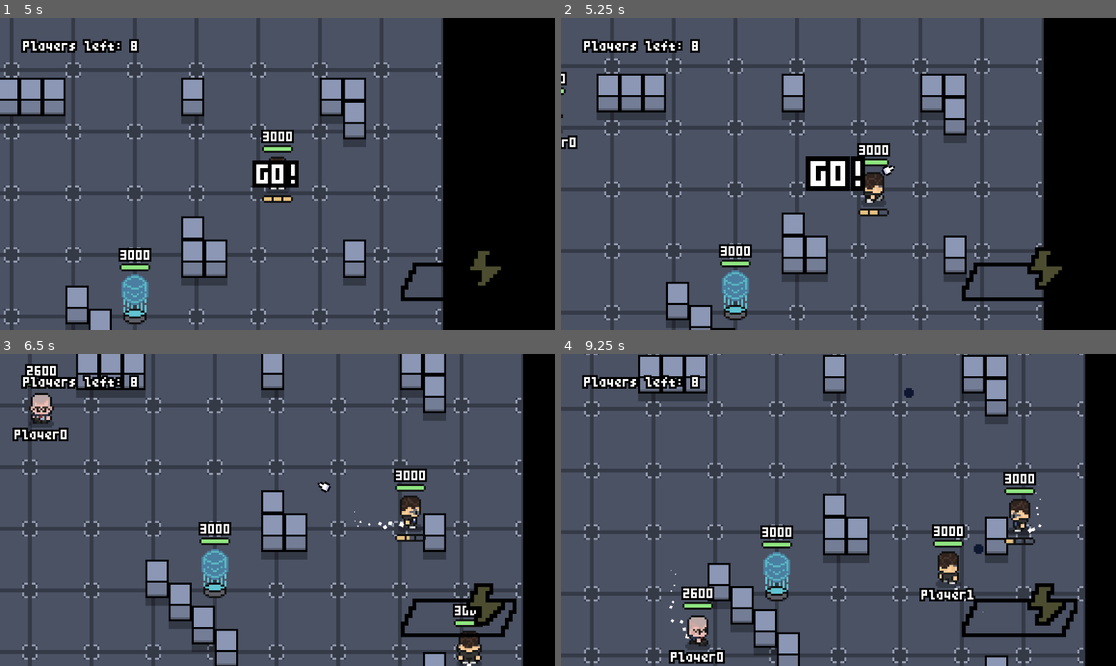
Above: before the commit, frames 1-4 (two rows, left to right).
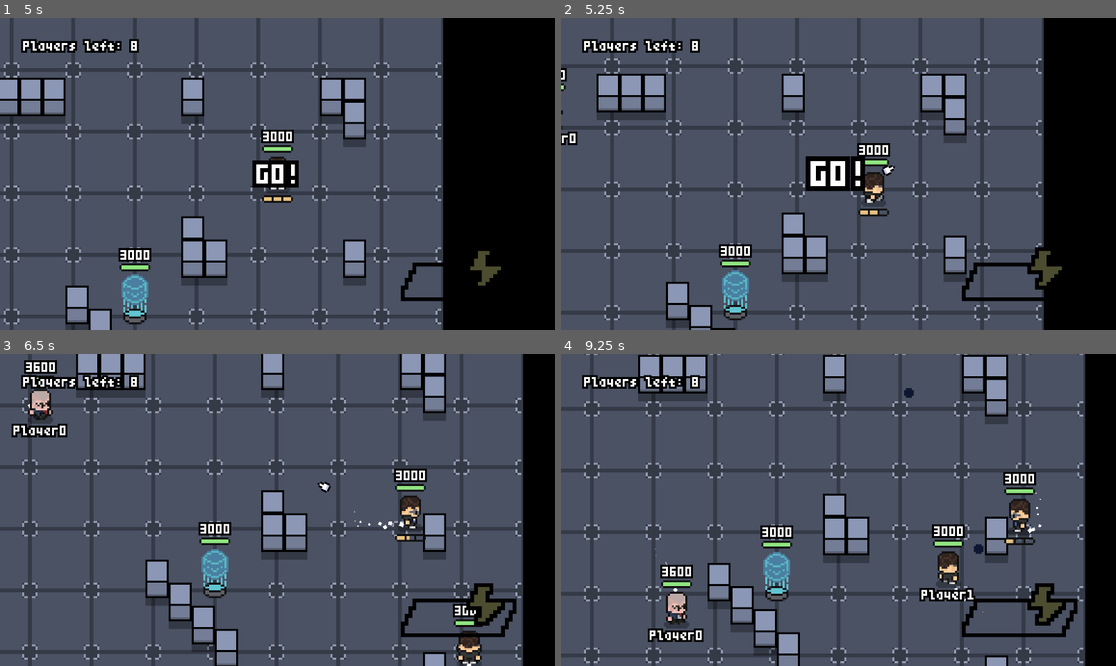
Above: after the commit, the same moments.

Repository: ppaluchowski64/SCI-Stars
Game: Godot game, scene res://scenes/battle.tscn
Same seed, same stepped clock (60 frames per second), same inputs: the game is played once before the commit and once after it. This scene is started directly instead of the project's main scene.
Inputs (mouse positions are in pixels of both pictures, inside the frame that each line leads up to):
- Up to frame 1 (5 s): move the mouse to (399, 158) at 0.52 s; hold D (right) 0.53-1.28 s; click (399, 158) at 0.6 s; right-click (399, 158) at 0.8 s; move the mouse to (166, 189) at 1.27 s; hold S (down) 1.28-2.03 s; right-click (166, 189) at 1.35 s; click (166, 189) at 1.55 s; move the mouse to (333, 105) at 2.02 s; hold D (right) 2.03-2.78 s; click (333, 105) at 2.1 s; right-click (333, 105) at 2.3 s; move the mouse to (249, 236) at 2.77 s; hold W (up) 2.78-3.53 s; right-click (249, 236) at 2.85 s; click (249, 236) at 3.05 s; move the mouse to (444, 220) at 3.52 s; hold A (left) from 3.53 s (still down); click (444, 220) at 3.6 s; right-click (444, 220) at 3.8 s; move the mouse to (111, 127) at 4.27 s; right-click (111, 127) at 4.35 s; click (111, 127) at 4.55 s
- Up to frame 2 (5.25 s): move the mouse to (866, 174) at 5.02 s; release A (left) at 5.03 s; hold S (down) from 5.03 s (still down); click (866, 174) at 5.1 s
- Up to frame 3 (6.5 s): right-click (305, 510) at 5.3 s; move the mouse to (194, 432) at 5.77 s; release S (down) at 5.78 s; hold D (right) from 5.78 s (still down); right-click (194, 432) at 5.85 s; click (194, 432) at 6.05 s
- Up to frame 4 (9.25 s): move the mouse to (960, 494) at 6.52 s; release D (right) at 6.53 s; hold W (up) 6.53-7.28 s; click (960, 494) at 6.6 s; right-click (960, 494) at 6.8 s; move the mouse to (727, 525) at 7.27 s; hold D (right) 7.28-8.03 s; right-click (727, 525) at 7.35 s; click (727, 525) at 7.55 s; move the mouse to (894, 441) at 8.02 s; hold S (down) 8.03-8.78 s; click (894, 441) at 8.1 s; right-click (894, 441) at 8.3 s; move the mouse to (810, 572) at 8.77 s; hold A (left) from 8.78 s (still down); right-click (810, 572) at 8.85 s; click (810, 572) at 9.05 s

Frame 1 is identical in both runs. In frame 2, 0.2% of the frame differs, in the area x 0-4%, y 16-43%; in frame 3, 1.0%; in frame 4, 2.2%, in the area x 15-30%, y 62-100%.

Commit message:
Add settings menu, entry rework of Jackflower character

Diff:
--- a/game/scenes/lobby.tscn
+++ b/game/scenes/lobby.tscn
@@ -9,11 +9,13 @@
 [ext_resource type="Shader" uid="uid://dvotcn36qw0jj" path="res://shaders/outline.gdshader" id="7_1urcf"]
 [ext_resource type="Texture2D" uid="uid://cex3nshoqpwms" path="res://graphics/characters/pablomajster/player.png" id="7_65pnu"]
 [ext_resource type="Texture2D" uid="uid://cmc1rb0x2pxx7" path="res://graphics/UI/buttons/small.png" id="7_ebt3n"]
+[ext_resource type="Texture2D" uid="uid://peg1ue5f6nwj" path="res://graphics/UI/icons/gear.png" id="7_rgcd7"]
 [ext_resource type="Texture2D" uid="uid://cstfhxa161fhk" path="res://graphics/UI/icons/expand.png" id="8_472nk"]
 [ext_resource type="PackedScene" uid="uid://osklob3vwxx3" path="res://scenes/upgrade.tscn" id="10_say53"]
 [ext_resource type="Texture2D" uid="uid://byalpowexrkof" path="res://graphics/characters/jackflower/player.png" id="11_m1sns"]
 [ext_resource type="Texture2D" uid="uid://cm26og86ytcnc" path="res://graphics/UI/icons/money.png" id="11_uejoe"]
 [ext_resource type="Texture2D" uid="uid://dptmt2ajlx2jf" path="res://graphics/UI/icons/connector.png" id="14_q6qq2"]
+[ext_resource type="Script" uid="uid://ckbd6d7geipes" path="res://scripts/credits.gd" id="16_lqo1b"]
 
 [sub_resource type="Theme" id="Theme_6pyji"]
 default_font = ExtResource("4_358r0")
@@ -35,6 +37,15 @@
 [sub_resource type="Theme" id="Theme_ut2vl"]
 default_font = ExtResource("4_358r0")
 default_font_size = 20
+
+[sub_resource type="ShaderMaterial" id="ShaderMaterial_rgcd7"]
+shader = ExtResource("7_1urcf")
+shader_parameter/outline_color = Color(0, 0, 0, 1)
+shader_parameter/is_visible = true
+
+[sub_resource type="Theme" id="Theme_lqo1b"]
+default_font = ExtResource("4_358r0")
+default_font_size = 5
 
 [node name="Lobby" type="Node2D"]
 script = ExtResource("1_nn68e")
@@ -135,6 +146,28 @@
 grow_vertical = 2
 theme = SubResource("Theme_6pyji")
 text = "PLAY"
+
+[node name="ButtonSettings" type="TextureButton" parent="UserInterface/MarginContainer"]
+custom_minimum_size = Vector2(88, 88)
+layout_mode = 2
+size_flags_horizontal = 8
+size_flags_vertical = 0
+texture_normal = ExtResource("7_ebt3n")
+stretch_mode = 4
+
+[node name="SpriteParent" type="Control" parent="UserInterface/MarginContainer/ButtonSettings"]
+layout_mode = 1
+anchors_preset = 8
+anchor_left = 0.5
+anchor_top = 0.5
+anchor_right = 0.5
+anchor_bottom = 0.5
+grow_horizontal = 2
+grow_vertical = 2
+
+[node name="Sprite2D" type="Sprite2D" parent="UserInterface/MarginContainer/ButtonSettings/SpriteParent"]
+scale = Vector2(4, 4)
+texture = ExtResource("7_rgcd7")
 
 [node name="LootBox" type="Control" parent="UserInterface/MarginContainer"]
 layout_mode = 2
@@ -393,6 +426,70 @@
 scale = Vector2(4, 4)
 texture = ExtResource("8_472nk")
 
+[node name="ReasourcesInterface" type="CanvasLayer" parent="."]
+
+[node name="HBoxContainer" type="HBoxContainer" parent="ReasourcesInterface"]
+offset_left = 64.0
+offset_right = 688.0
+offset_bottom = 96.0
+theme_override_constants/separation = 48
+
+[node name="CoinsContainer" type="PanelContainer" parent="ReasourcesInterface/HBoxContainer"]
+layout_mode = 2
+
+[node name="ColorRect" type="ColorRect" parent="ReasourcesInterface/HBoxContainer/CoinsContainer"]
+layout_mode = 2
+size_flags_horizontal = 3
+color = Color(0, 0, 0, 1)
+
+[node name="Sprite2D" type="Sprite2D" parent="ReasourcesInterface/HBoxContainer/CoinsContainer"]
+position = Vector2(48, 48)
+scale = Vector2(4, 4)
+texture = ExtResource("11_uejoe")
+
+[node name="MarginContainer" type="MarginContainer" parent="ReasourcesInterface/HBoxContainer/CoinsContainer"]
+custom_minimum_size = Vector2(0, 96)
+layout_mode = 2
+theme_override_constants/margin_left = 88
+theme_override_constants/margin_top = 24
+theme_override_constants/margin_right = 24
+theme_override_constants/margin_bottom = 24
+
+[node name="Label" type="Label" parent="ReasourcesInterface/HBoxContainer/CoinsContainer/MarginContainer"]
+layout_mode = 2
+theme = SubResource("Theme_ut2vl")
+text = "COINS: 2000"
+vertical_alignment = 1
+metadata/_edit_use_anchors_ = true
+
+[node name="TokensContainer" type="PanelContainer" parent="ReasourcesInterface/HBoxContainer"]
+layout_mode = 2
+
+[node name="ColorRect" type="ColorRect" parent="ReasourcesInterface/HBoxContainer/TokensContainer"]
+layout_mode = 2
+size_flags_horizontal = 3
+color = Color(0, 0, 0, 1)
+
+[node name="Sprite2D" type="Sprite2D" parent="ReasourcesInterface/HBoxContainer/TokensContainer"]
+position = Vector2(48, 48)
+scale = Vector2(4, 4)
+texture = ExtResource("14_q6qq2")
+
+[node name="MarginContainer" type="MarginContainer" parent="ReasourcesInterface/HBoxContainer/TokensContainer"]
+custom_minimum_size = Vector2(0, 96)
+layout_mode = 2
+theme_override_constants/margin_left = 96
+theme_override_constants/margin_top = 24
+theme_override_constants/margin_right = 24
+theme_override_constants/margin_bottom = 24
+
+[node name="Label" type="Label" parent="ReasourcesInterface/HBoxContainer/TokensContainer/MarginContainer"]
+layout_mode = 2
+theme = SubResource("Theme_ut2vl")
+text = "PLUGS: 100"
+vertical_alignment = 1
+metadata/_edit_use_anchors_ = true
+
 [node name="CharacterSelectInterface" type="CanvasLayer" parent="."]
 visible = false
 
@@ -617,71 +714,229 @@
 scale = Vector2(4, 4)
 texture = ExtResource("8_472nk")
 
-[node name="ReasourcesInterface" type="CanvasLayer" parent="."]
-
-[node name="HBoxContainer" type="HBoxContainer" parent="ReasourcesInterface"]
-offset_left = 64.0
-offset_right = 688.0
-offset_bottom = 96.0
-theme_override_constants/separation = 48
-
-[node name="CoinsContainer" type="PanelContainer" parent="ReasourcesInterface/HBoxContainer"]
-layout_mode = 2
-
-[node name="ColorRect" type="ColorRect" parent="ReasourcesInterface/HBoxContainer/CoinsContainer"]
-layout_mode = 2
-size_flags_horizontal = 3
-color = Color(0, 0, 0, 1)
-
-[node name="Sprite2D" type="Sprite2D" parent="ReasourcesInterface/HBoxContainer/CoinsContainer"]
-position = Vector2(48, 48)
-scale = Vector2(4, 4)
-texture = ExtResource("11_uejoe")
-
-[node name="MarginContainer" type="MarginContainer" parent="ReasourcesInterface/HBoxContainer/CoinsContainer"]
-custom_minimum_size = Vector2(0, 96)
-layout_mode = 2
-theme_override_constants/margin_left = 88
-theme_override_constants/margin_top = 24
-theme_override_constants/margin_right = 24
-theme_override_constants/margin_bottom = 24
-
-[node name="Label" type="Label" parent="ReasourcesInterface/HBoxContainer/CoinsContainer/MarginContainer"]
-layout_mode = 2
-theme = SubResource("Theme_ut2vl")
-text = "COINS: 2000"
-vertical_alignment = 1
+[node name="SettingsInterface" type="CanvasLayer" parent="."]
+visible = false
+
+[node name="ColorRect" type="ColorRect" parent="SettingsInterface"]
+anchors_preset = 15
+anchor_right = 1.0
+anchor_bottom = 1.0
+grow_horizontal = 2
+grow_vertical = 2
+color = Color(0, 0, 0, 0.5)
+
+[node name="PanelLayer1" type="MarginContainer" parent="SettingsInterface"]
+anchors_preset = 15
+anchor_right = 1.0
+anchor_bottom = 1.0
+grow_horizontal = 2
+grow_vertical = 2
+theme_override_constants/margin_left = 100
+theme_override_constants/margin_top = 100
+theme_override_constants/margin_right = 100
+theme_override_constants/margin_bottom = 100
+
+[node name="ColorRect" type="ColorRect" parent="SettingsInterface/PanelLayer1"]
+layout_mode = 2
+
+[node name="PanelLayer2" type="MarginContainer" parent="SettingsInterface"]
+anchors_preset = 15
+anchor_right = 1.0
+anchor_bottom = 1.0
+grow_horizontal = 2
+grow_vertical = 2
+theme_override_constants/margin_left = 104
+theme_override_constants/margin_top = 104
+theme_override_constants/margin_right = 104
+theme_override_constants/margin_bottom = 104
+
+[node name="ColorRect" type="ColorRect" parent="SettingsInterface/PanelLayer2"]
+layout_mode = 2
+color = Color(0.117647, 0.243137, 0.384314, 1)
+
+[node name="PanelLayer3" type="MarginContainer" parent="SettingsInterface"]
+clip_children = 2
+anchors_preset = 15
+anchor_right = 1.0
+anchor_bottom = 1.0
+grow_horizontal = 2
+grow_vertical = 2
+theme_override_constants/margin_left = 112
+theme_override_constants/margin_top = 112
+theme_override_constants/margin_right = 112
+theme_override_constants/margin_bottom = 112
+
+[node name="ColorRect" type="ColorRect" parent="SettingsInterface/PanelLayer3"]
+layout_mode = 2
+color = Color(0.0431373, 0.0980392, 0.172549, 1)
+
+[node name="MarginContainer" type="MarginContainer" parent="SettingsInterface"]
+anchors_preset = 15
+anchor_right = 1.0
+anchor_bottom = 1.0
+grow_horizontal = 2
+grow_vertical = 2
+mouse_filter = 2
+theme_override_constants/margin_left = 60
+theme_override_constants/margin_top = 60
+theme_override_constants/margin_right = 60
+theme_override_constants/margin_bottom = 60
+
+[node name="ButtonExitSettings" type="TextureButton" parent="SettingsInterface/MarginContainer"]
+custom_minimum_size = Vector2(88, 88)
+layout_mode = 2
+size_flags_horizontal = 8
+size_flags_vertical = 0
+texture_normal = ExtResource("7_ebt3n")
+stretch_mode = 4
+
+[node name="SpriteParent" type="Control" parent="SettingsInterface/MarginContainer/ButtonExitSettings"]
+layout_mode = 1
+anchors_preset = 8
+anchor_left = 0.5
+anchor_top = 0.5
+anchor_right = 0.5
+anchor_bottom = 0.5
+grow_horizontal = 2
+grow_vertical = 2
+
+[node name="Sprite2D" type="Sprite2D" parent="SettingsInterface/MarginContainer/ButtonExitSettings/SpriteParent"]
+scale = Vector2(4, 4)
+texture = ExtResource("8_472nk")
+
+[node name="ButtonsContainer" type="VFlowContainer" parent="SettingsInterface"]
+anchors_preset = 13
+anchor_left = 0.5
+anchor_right = 0.5
+anchor_bottom = 1.0
+offset_left = -104.0
+offset_top = 112.0
+offset_right = 96.0
+offset_bottom = -112.0
+grow_horizontal = 2
+grow_vertical = 2
+theme_override_constants/h_separation = 40
+theme_override_constants/v_separation = 20
+alignment = 1
+
+[node name="ButtonVolume" type="TextureButton" parent="SettingsInterface/ButtonsContainer"]
+custom_minimum_size = Vector2(200, 88)
+layout_mode = 2
+texture_normal = ExtResource("3_xb4sn")
+stretch_mode = 4
+
+[node name="Label" type="Label" parent="SettingsInterface/ButtonsContainer/ButtonVolume"]
+layout_mode = 1
+anchors_preset = 8
+anchor_left = 0.5
+anchor_top = 0.5
+anchor_right = 0.5
+anchor_bottom = 0.5
+offset_left = -20.0
+offset_top = -11.5
+offset_right = 20.0
+offset_bottom = 11.5
+grow_horizontal = 2
+grow_vertical = 2
+theme = SubResource("Theme_6pyji")
+text = "VOLUME"
+
+[node name="ButtonLanguage" type="TextureButton" parent="SettingsInterface/ButtonsContainer"]
+custom_minimum_size = Vector2(200, 88)
+layout_mode = 2
+texture_normal = ExtResource("3_xb4sn")
+stretch_mode = 4
+
+[node name="Label" type="Label" parent="SettingsInterface/ButtonsContainer/ButtonLanguage"]
+layout_mode = 1
+anchors_preset = 8
+anchor_left = 0.5
+anchor_top = 0.5
+anchor_right = 0.5
+anchor_bottom = 0.5
+offset_left = -20.0
+offset_top = -11.5
+offset_right = 20.0
+offset_bottom = 11.5
+grow_horizontal = 2
+grow_vertical = 2
+theme = SubResource("Theme_6pyji")
+text = "LANGUAGE"
+
+[node name="ButtonCredits" type="TextureButton" parent="SettingsInterface/ButtonsContainer"]
+custom_minimum_size = Vector2(200, 88)
+layout_mode = 2
+texture_normal = ExtResource("3_xb4sn")
+stretch_mode = 4
+
+[node name="Label" type="Label" parent="SettingsInterface/ButtonsContainer/ButtonCredits"]
+layout_mode = 1
+anchors_preset = 8
+anchor_left = 0.5
+anchor_top = 0.5
+anchor_right = 0.5
+anchor_bottom = 0.5
+offset_left = -20.0
+offset_top = -11.5
+offset_right = 20.0
+offset_bottom = 11.5
+grow_horizontal = 2
+grow_vertical = 2
+theme = SubResource("Theme_6pyji")
+text = "CREDITS"
+
+[node name="CreditsContainer" type="MarginContainer" parent="SettingsInterface"]
+visible = false
+anchors_preset = 15
+anchor_right = 1.0
+anchor_bottom = 1.0
+grow_horizontal = 2
+grow_vertical = 2
+mouse_filter = 2
+theme_override_constants/margin_left = 120
+theme_override_constants/margin_top = 120
+theme_override_constants/margin_right = 120
+theme_override_constants/margin_bottom = 120
+
+[node name="Control" type="Control" parent="SettingsInterface/CreditsContainer"]
+clip_contents = true
+layout_mode = 2
+
+[node name="Node2D" type="Node2D" parent="SettingsInterface/CreditsContainer/Control"]
+position = Vector2(-60, -60)
+scale = Vector2(4, 4)
+script = ExtResource("16_lqo1b")
+
+[node name="Label" type="Label" parent="SettingsInterface/CreditsContainer/Control/Node2D"]
+material = SubResource("ShaderMaterial_rgcd7")
+anchors_preset = 8
+anchor_left = 0.5
+anchor_top = 0.5
+anchor_right = 0.5
+anchor_bottom = 0.5
+offset_right = 80.49
+offset_bottom = 420.0
+grow_horizontal = 2
+grow_vertical = 2
+theme = SubResource("Theme_lqo1b")
+text = "- CREDITS -
+Main programmer: Lelek
+Art: Lelek
+Art templates: AxulArt
+Networking: Pablo
+Project mentor: Jackflower
+Game engine: Godot 4.4.1
+
+- SPECIAL THANKS -
+Thanks to Supercell for making the game Brawl Stars which inspired the whole project
+
+Made for SCI++ contest"
+horizontal_alignment = 1
+autowrap_mode = 3
 metadata/_edit_use_anchors_ = true
 
-[node name="TokensContainer" type="PanelContainer" parent="ReasourcesInterface/HBoxContainer"]
-layout_mode = 2
-
-[node name="ColorRect" type="ColorRect" parent="ReasourcesInterface/HBoxContainer/TokensContainer"]
-layout_mode = 2
-size_flags_horizontal = 3
-color = Color(0, 0, 0, 1)
-
-[node name="Sprite2D" type="Sprite2D" parent="ReasourcesInterface/HBoxContainer/TokensContainer"]
-position = Vector2(48, 48)
-scale = Vector2(4, 4)
-texture = ExtResource("14_q6qq2")
-
-[node name="MarginContainer" type="MarginContainer" parent="ReasourcesInterface/HBoxContainer/TokensContainer"]
-custom_minimum_size = Vector2(0, 96)
-layout_mode = 2
-theme_override_constants/margin_left = 96
-theme_override_constants/margin_top = 24
-theme_override_constants/margin_right = 24
-theme_override_constants/margin_bottom = 24
-
-[node name="Label" type="Label" parent="ReasourcesInterface/HBoxContainer/TokensContainer/MarginContainer"]
-layout_mode = 2
-theme = SubResource("Theme_ut2vl")
-text = "PLUGS: 100"
-vertical_alignment = 1
-metadata/_edit_use_anchors_ = true
-
 [connection signal="button_down" from="UserInterface/MarginContainer/ButtonPlay" to="." method="_on_button_play_button_down"]
+[connection signal="button_down" from="UserInterface/MarginContainer/ButtonSettings" to="." method="_on_button_settings_button_down"]
 [connection signal="button_down" from="UserInterface/MarginContainer/LootBox/ButtonLootBox" to="." method="_on_button_loot_box_button_down"]
 [connection signal="button_down" from="UserInterface/CharacterContainer/ButtonContainer/ButtonCharacterSelect" to="." method="_on_button_character_select_button_down"]
 [connection signal="button_down" from="UserInterface/CharacterContainer/ButtonContainer/ButtonUpgrade" to="." method="_on_button_upgrade_button_down"]
@@ -689,3 +944,6 @@
 [connection signal="button_down" from="CharacterSelectInterface/Characters/CharacterContainer1/ButtonSelect" to="." method="_on_button_select_button_down_pablo"]
 [connection signal="button_down" from="CharacterSelectInterface/Characters/CharacterContainer2/ButtonSelect" to="." method="_on_button_select_button_down_jack"]
 [connection signal="button_down" from="CharacterSelectInterface/MarginContainer/ButtonExitCharacterSelect" to="." method="_on_button_exit_character_select_button_down"]
+[connection signal="button_down" from="SettingsInterface/MarginContainer/ButtonExitSettings" to="." method="_on_button_exit_settings_button_down"]
+[connection signal="button_down" from="SettingsInterface/ButtonsContainer/ButtonCredits" to="." method="_on_button_credits_button_down"]
+[connection signal="button_down" from="SettingsInterface/ButtonsContainer/ButtonCredits" to="SettingsInterface/CreditsContainer/Control/Node2D" method="_on_button_credits_button_down"]
--- a/game/scripts/battle_manager.gd
+++ b/game/scripts/battle_manager.gd
@@ -54,6 +54,8 @@
 	return next_free_player_id - 1
 
 func start_game() -> void:
+	#Engine.max_fps = 60
+
 	AStarAI.setup()
 
 	var player_spawn_pos = [
--- a/game/scripts/consts.gd
+++ b/game/scripts/consts.gd
@@ -2,3 +2,4 @@
 
 const STATUS_BAR_SMOOTHNESS: float = 0.275
 const CAMERA_BORDER_MARGIN: float = 64.0
+const CREDITS_SCROLL_SPEED: float = 25.0
--- /dev/null
+++ b/game/scripts/credits.gd
@@ -0,0 +1,16 @@
+extends Node2D
+
+@onready var label: Label = $Label
+
+# Had to set up all of this in code because control nodes are just nasty
+func _process(delta: float) -> void:
+	if visible:
+		label.size.x = get_viewport_rect().size.x / 4 - 60
+
+		label.global_position.x = get_viewport_rect().size.x / 2 - label.size.x * 2
+		label.position.y = 0
+
+		global_position.y -= delta * Const.CREDITS_SCROLL_SPEED * (4 if Input.is_action_pressed("ui_click") else 1)
+
+func _on_button_credits_button_down() -> void:
+	global_position.y = get_viewport_rect().size.y - 230
--- a/game/scripts/custom_characters.gd
+++ b/game/scripts/custom_characters.gd
@@ -21,4 +21,13 @@
 	p.max_health = PlayerData.character_stats[id][1].value
 	p.get_node("AnimatedSprite2D").frames = spritesheets[id]
 
+	p.character_id = id
+
+	if id == ID.JACK:
+		p.projectile_id = Projectiles.ID.FLOPPY
+		p.projectile_func = p.spawn_projectile_spreadshot
+		p.reload_speed = 0.55
+		p.set_deferred("shoot_cooldown:wait_time", 1.0)
+		p.speed = 165.0
+
 	return p
--- a/game/scripts/custom_projectiles.gd
+++ b/game/scripts/custom_projectiles.gd
@@ -5,7 +5,7 @@
 
 static var Projectile = preload("res://scenes/projectile.tscn")
 
-enum ID {DEFAULT, BIG_PROJECTILE}
+enum ID {DEFAULT, BIG_PROJECTILE, FLOPPY}
 
 static func explosion_death(parent: Node):
 	for i in range(4):
@@ -14,7 +14,10 @@
 		projectile.player_id = parent.player_id
 		projectile.global_position = parent.global_position
 		projectile.global_rotation = parent.global_rotation + i * TAU / 4 + TAU / 8
-		projectile.parent = parent.parent
+
+		if parent:
+			projectile.parent = parent.parent
+
 		projectile.spawn_immunity = 7.5
 
 		Engine.get_main_loop().root.call_deferred("add_child", projectile)
@@ -29,4 +32,10 @@
 
 			return p
 
+		ID.FLOPPY:
+			p.scale = Vector2(3, 3)
+			p.speed = 250.0
+
+			return p
+
 	return p
--- a/game/scripts/lobby.gd
+++ b/game/scripts/lobby.gd
@@ -4,6 +4,7 @@
 
 @onready var upgrade_interface: CanvasLayer = $UpgradeInterface
 @onready var character_select_interface: CanvasLayer = $CharacterSelectInterface
+@onready var settings_interface: CanvasLayer = $SettingsInterface
 @onready var upgrade_parent: HBoxContainer = $UpgradeInterface/Buttons
 @onready var money_label: Label = $ReasourcesInterface/HBoxContainer/CoinsContainer/MarginContainer/Label
 
@@ -12,6 +13,9 @@
 
 @onready var tokens_label: Label = $ReasourcesInterface/HBoxContainer/TokensContainer/MarginContainer/Label
 @onready var loot_box_label: Label = $UserInterface/MarginContainer/LootBox/Label
+
+@onready var settings_buttons: VFlowContainer = $SettingsInterface/ButtonsContainer
+@onready var credits: MarginContainer = $SettingsInterface/CreditsContainer
 
 func update_upgrades() -> void:
 	for upgrade in upgrade_parent.get_children():
@@ -81,3 +85,15 @@
 	if PlayerData.tokens >= 100:
 		PlayerData.tokens -= 100
 		get_tree().call_deferred("change_scene_to_file", "res://scenes/loot_box.tscn")
+
+func _on_button_settings_button_down() -> void:
+	settings_interface.visible = true
+
+func _on_button_exit_settings_button_down() -> void:
+	settings_interface.visible = false
+	credits.visible = false
+	settings_buttons.visible = true
+
+func _on_button_credits_button_down() -> void:
+	settings_buttons.visible = false
+	credits.visible = true
--- a/game/scripts/player.gd
+++ b/game/scripts/player.gd
@@ -35,13 +35,23 @@
 var dir_vec: Vector2
 var dir_x: int
 var dir_y: int
+
 var animation: float
+
 var health: float = max_health
 var ammo: float = 3.0
 var reload_speed: float = 0.75
 var super_charge: float = 0.0
+
 var kills: int = 0
+
 var ai: Node
+
+var projectile_id: Projectiles.ID = Projectiles.ID.DEFAULT
+var projectile_func: Callable = spawn_projectile
+var projectile_super_id: Projectiles.ID = Projectiles.ID.BIG_PROJECTILE
+
+var character_id: Characters.ID = Characters.ID.PABLO
 
 # Other
 var block_controls: bool = true
@@ -102,17 +112,30 @@
 
 	regen_cooldown.start(3)
 
-func spawn_projectile(projectile_id: Projectiles.ID = Projectiles.ID.DEFAULT, angle: float = get_angle_to(get_global_mouse_position())) -> void:
-	var projectile = Projectiles.custom_projectile(projectile_id)
+func spawn_projectile(angle: float = get_angle_to(get_global_mouse_position()), _projectile_id = projectile_id) -> void:
+	var projectile = Projectiles.custom_projectile(_projectile_id)
 
 	projectile.player_id = id
 	projectile.global_position = get_global_position()
 	projectile.global_rotation = angle
 	projectile.parent = self
 
-	projectile.damage = PlayerData.character_stats[0][0].value
+	projectile.damage = PlayerData.character_stats[character_id][0].value
 
 	get_tree().get_root().call_deferred("add_child", projectile)
+
+func spawn_projectile_spreadshot(angle: float = get_angle_to(get_global_mouse_position()), count: int = 5) -> void:
+	var data: Array = [
+		[0,   0],
+		[20,  0.05],
+		[-10, 0.025],
+		[10,  0.1],
+		[-20, 0.075]
+	]
+
+	for i in range(count):
+		await get_tree().create_timer(data[i][1]).timeout
+		spawn_projectile(angle + deg_to_rad(data[i][0]))
 
 func move() -> void:
 	if not block_controls:
@@ -139,7 +162,7 @@
 			dir_x = angle[0]
 			dir_y = angle[1]
 
-			spawn_projectile()
+			projectile_func.call()
 
 			ammo -= 1
 
@@ -156,7 +179,7 @@
 			dir_x = angle[0]
 			dir_y = angle[1]
 
-			spawn_projectile(Projectiles.ID.BIG_PROJECTILE)
+			spawn_projectile(get_angle_to(get_global_mouse_position()), Projectiles.ID.BIG_PROJECTILE)
 
 			super_charge = 0
 
--- a/game/scripts/player_ai.gd
+++ b/game/scripts/player_ai.gd
@@ -37,7 +37,7 @@
 				player.dir_y = 0
 
 			if shoot_timer.is_stopped():
-				player.spawn_projectile(Projectiles.ID.DEFAULT, angle)
+				player.projectile_func.call(angle)
 				player.shoot_animation.start()
 
 				player.dir_x = dir[0]
--- a/game/scripts/player_data.gd
+++ b/game/scripts/player_data.gd
@@ -18,7 +18,7 @@
 
 var character_stats: Array = [
 	[Stat.new(200.0, 750.0, 150.0), Stat.new(200.0, 3000.0, 300.0)],
-	[Stat.new(200.0, 750.0, 150.0), Stat.new(200.0, 2600.0, 300.0), Stat.new(200.0, 2600.0, 300.0)]
+	[Stat.new(200.0, 250.0, 30.0), Stat.new(200.0, 3600.0, 300.0), Stat.new(200.0, 2600.0, 300.0)]
 ]
 
 var selected_character = Characters.ID.PABLO
Binary file added: game/graphics/UI/icons/gear.png
Not shown, added: game/graphics/UI/icons/gear.png.import
Not shown: 1 places in game/scenes/lobby.tscn that only renumber resources
Not shown, added: game/scripts/credits.gd.uid
